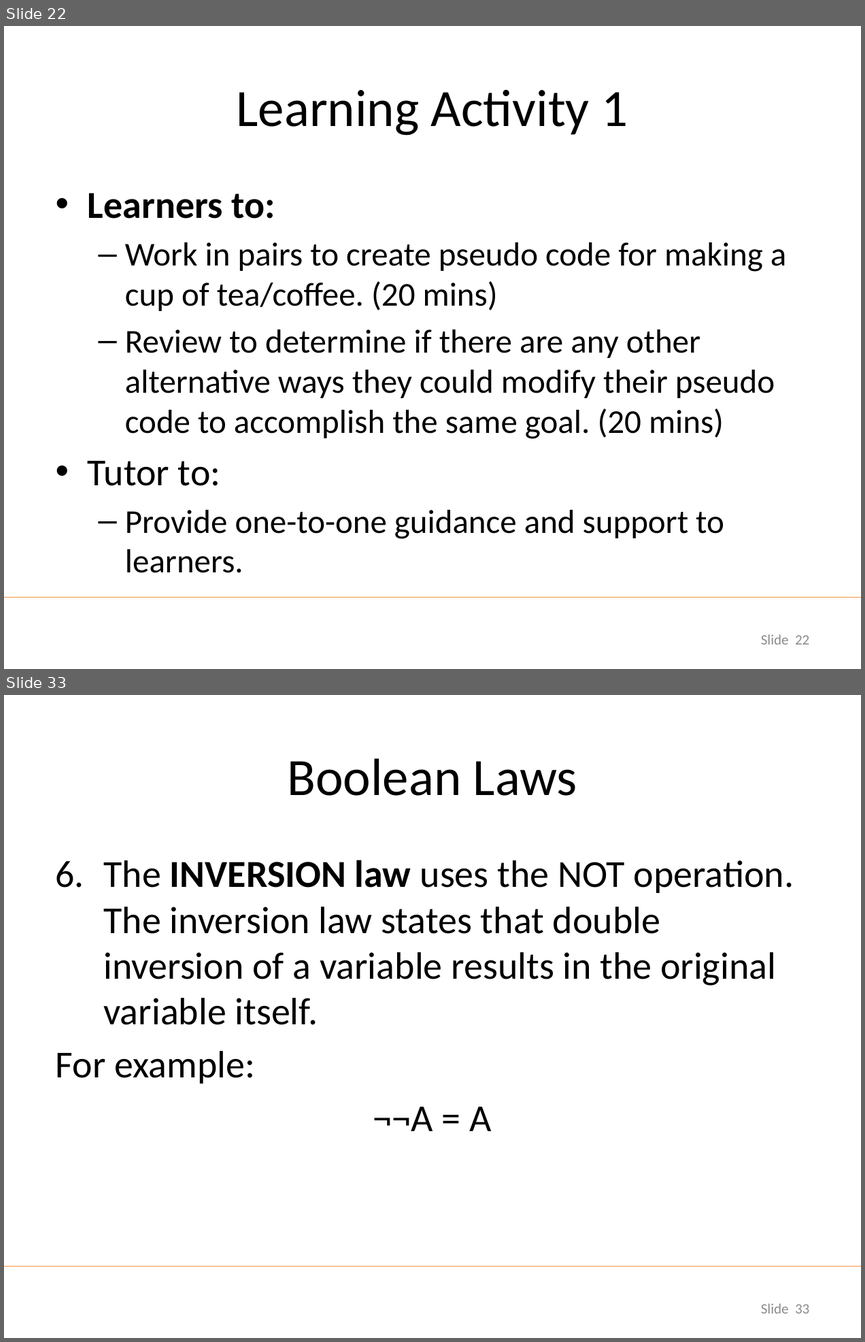
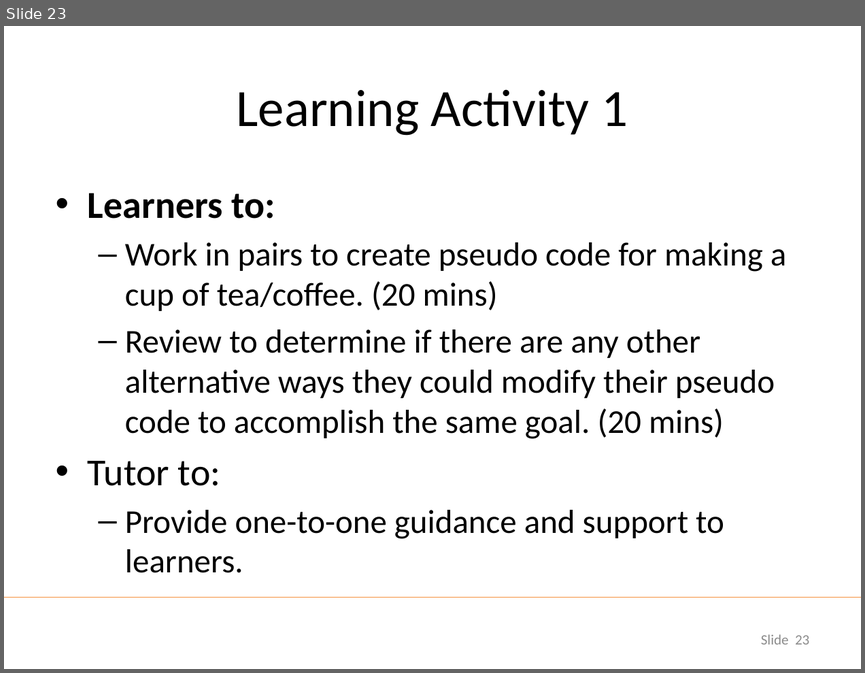
Before and after one commit to udohsolomon/lecture_slide_programming, a slide deck: week_1/Week 1 Day 1.pptx. Shown one above the other, each under a label of ours: slides 22 and 33 before the commit, slide 23 after it; the slides between them are not shown. The pictures are 865x1342 and 865x673 pixels, drawn with LibreOffice and Linux fonts; fonts in the diff are those of the drawing; background and template pictures are left out. Boxes give left, top, right and bottom in pixels: in the first picture for what was removed or moved away, otherwise in the second. Text is boxed around its words. In the diff, an @@ line names an element or a change of style, - is before the commit and + after.

```diff
--- a/week_1/Week 1 Day 1.pptx
+++ b/week_1/Week 1 Day 1.pptx
@@ slide 33 removed at (4, 695, 861, 1338), background picture (left out); not listed: 1 template element that a slide beside it also shows @@
@@ title removed at (287, 758, 577, 796) @@
-Boolean Laws
@@ text removed at (56, 860, 794, 1131) @@
-6. The INVERSION law uses the NOT operation. The inversion law states that double inversion of a variable results in the original variable itself.
-For example:
-¬¬A = A
@@ page number removed at (761, 1303, 809, 1313) @@
-Slide 33
@@ what was slide 22 is now slide 23 @@
@@ page number at (761, 634, 809, 644): text changed @@
-Slide 22
+Slide 23
```
Also in this commit, not shown: 2 slides added, 13 other slides removed.
